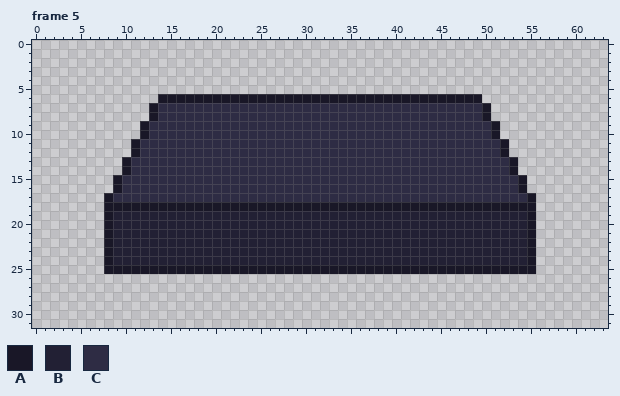
One commit to this pixel-art file: Assets/Sprites/UI/Lobby/join button.aseprite. Above, as it was before the edit.
64x32 pixels, 6 frames. Colours within 5 levels of each other are drawn and written as one. Shown: frame 5. The commit also changed other frames, which this record leaves out.
Visible layers, top first: "Layer 1", "Layer 2".
Palette (. is transparent): A #191727  B #222034  C #2e2c44
Pixels before, frame 5, first column x 8:
 6 ......AAAAAAAAAAAAAAAAAAAAAAAAAAAAAAAAAAAA......
 7 .....ACCCCCCCCCCCCCCCCCCCCCCCCCCCCCCCCCCCCA.....
 8 .....ACCCCCCCCCCCCCCCCCCCCCCCCCCCCCCCCCCCCA.....
 9 ....ACCCCCCCCCCCCCCCCCCCCCCCCCCCCCCCCCCCCCCA....
10 ....ACCCCCCCCCCCCCCCCCCCCCCCCCCCCCCCCCCCCCCA....
11 ...ACCCCCCCCCCCCCCCCCCCCCCCCCCCCCCCCCCCCCCCCA...
12 ...ACCCCCCCCCCCCCCCCCCCCCCCCCCCCCCCCCCCCCCCCA...
13 ..ACCCCCCCCCCCCCCCCCCCCCCCCCCCCCCCCCCCCCCCCCCA..
14 ..ACCCCCCCCCCCCCCCCCCCCCCCCCCCCCCCCCCCCCCCCCCA..
15 .ACCCCCCCCCCCCCCCCCCCCCCCCCCCCCCCCCCCCCCCCCCCCA.
16 .ACCCCCCCCCCCCCCCCCCCCCCCCCCCCCCCCCCCCCCCCCCCCA.
17 ACCCCCCCCCCCCCCCCCCCCCCCCCCCCCCCCCCCCCCCCCCCCCCA
18 AAAAAAAAAAAAAAAAAAAAAAAAAAAAAAAAAAAAAAAAAAAAAAAA
19 ABBBBBBBBBBBBBBBBBBBBBBBBBBBBBBBBBBBBBBBBBBBBBBA
20 ABBBBBBBBBBBBBBBBBBBBBBBBBBBBBBBBBBBBBBBBBBBBBBA
21 ABBBBBBBBBBBBBBBBBBBBBBBBBBBBBBBBBBBBBBBBBBBBBBA
22 ABBBBBBBBBBBBBBBBBBBBBBBBBBBBBBBBBBBBBBBBBBBBBBA
23 ABBBBBBBBBBBBBBBBBBBBBBBBBBBBBBBBBBBBBBBBBBBBBBA
24 ABBBBBBBBBBBBBBBBBBBBBBBBBBBBBBBBBBBBBBBBBBBBBBA
25 AAAAAAAAAAAAAAAAAAAAAAAAAAAAAAAAAAAAAAAAAAAAAAAA
The same view after the edit:
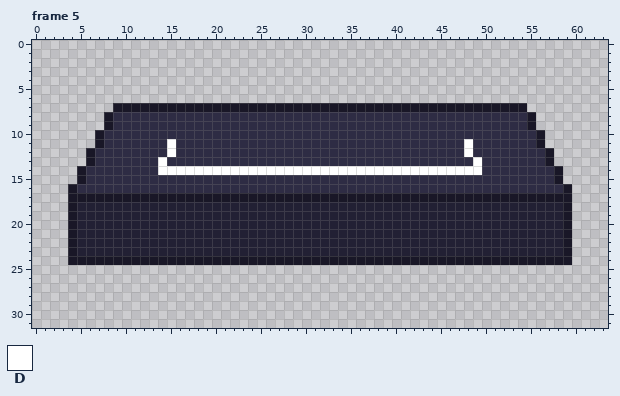
Colours new in this view: D #ffffff
The edit:
Frame 5, layer "Layer 1":
There is now colour A in row 7 at x 9 to 12 and 51 to 54; in rows 8 to 9 at x 8 and 55; in rows 10 to 11 at x 7 and 56; in rows 12 to 13 at x 6 and 57; in rows 14 to 15 at x 5 and 58; in row 16 at x 4 and 59.
There is now colour A in row 17 at x 4 to 7 and 56 to 59; in rows 18 to 23 at x 4 and 59; in row 24 at x 4 to 7 and 56 to 59.
The edit turns colour B into colour A in row 24 at x 9 to 54.
The edit turns colour C into colour A in row 7 at x 14 to 49; in row 17 at x 9 to 54.
There is now colour B in rows 18 to 23 at x 5 to 7 and 56 to 58.
The edit turns colour A into colour B in row 18 at x 8 to 55; in rows 19 to 23 at x 8 and 55.
There is now colour C in row 8 at x 9 to 12 and 51 to 54; in row 9 at x 9 to 11 and 52 to 54; in row 10 at x 8 to 11 and 52 to 55; in row 11 at x 8 to 10 and 53 to 55; in row 12 at x 7 to 10 and 53 to 56; in row 13 at x 7 to 9 and 54 to 56.
There is now colour C in row 14 at x 6 to 9 and 54 to 57; in row 15 at x 6 to 8 and 55 to 57; in row 16 at x 5 to 8 and 55 to 58.
The edit turns colour A into colour C in row 8 at x 13 and 50; in rows 9 to 10 at x 12 and 51; in rows 11 to 12 at x 11 and 52; in rows 13 to 14 at x 10 and 53; in rows 15 to 16 at x 9 and 54.
The edit turns colour C into colour D in rows 11 to 12 at x 15 and 48; in row 13 at x 14 and 49; in row 14 at x 14 to 49.
The author cleared colour A in row 6 at x 14 to 49; in row 25 at x 8 to 55.
Boxes around the changes in both pictures, in picture pixels (x1, y1, x2, y2):
changed: (68, 94, 572, 274)
